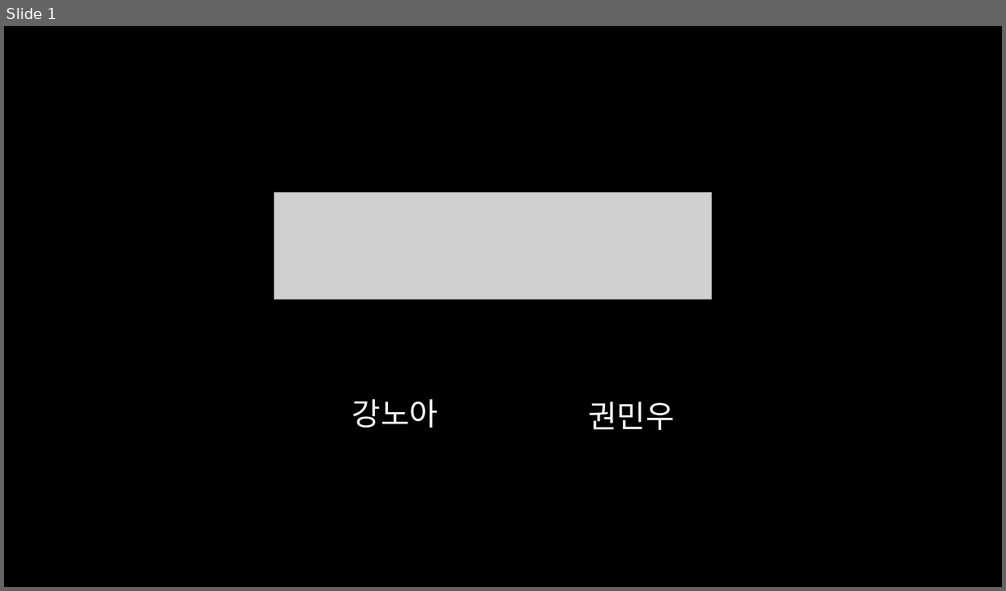
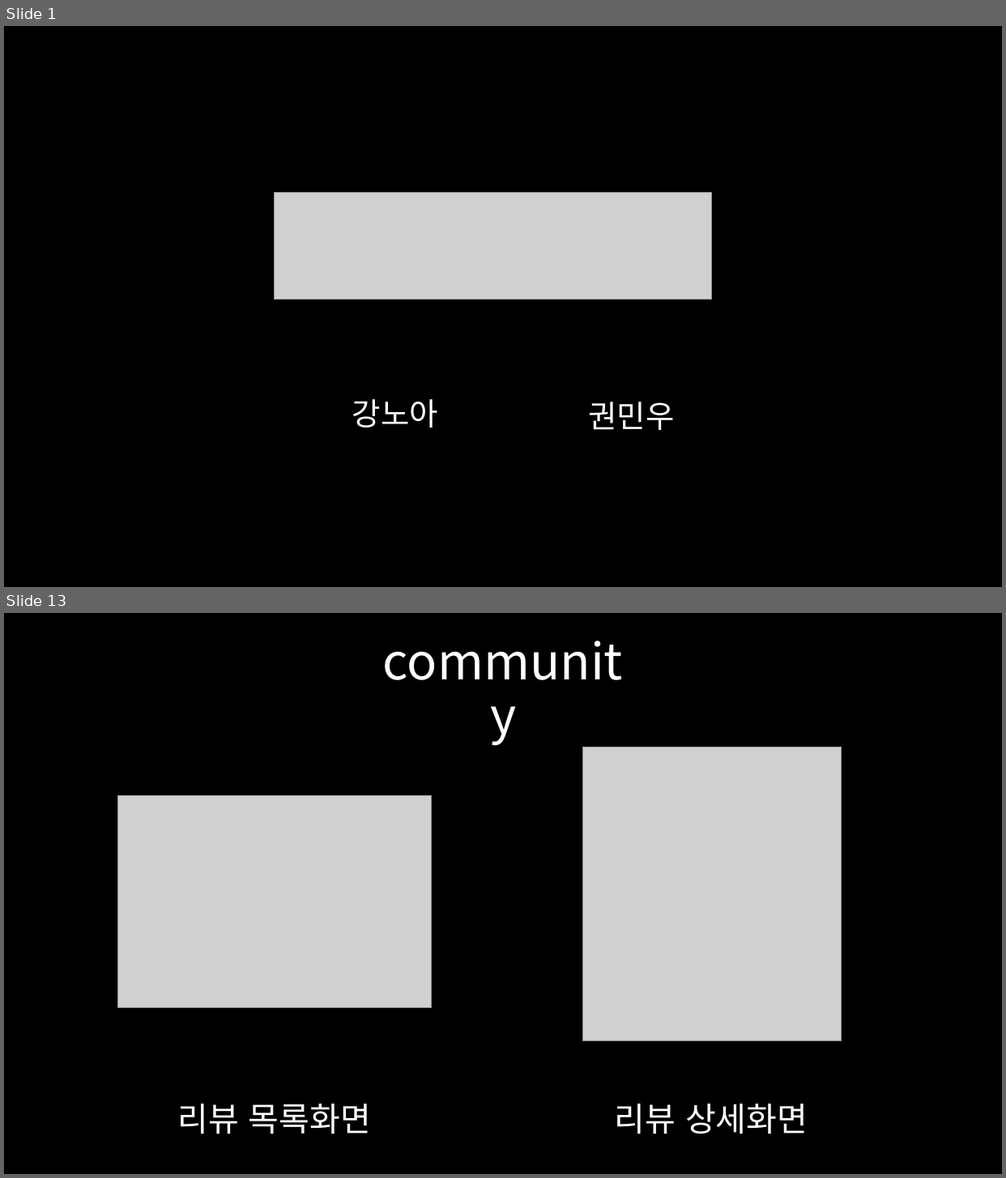
Before and after one commit to Kminwo-o/No_ahsack, a slide deck: final_pjt.pptx. Shown one above the other, each under a label of ours: slide 1 before the commit, slides 1 and 13 after it; the slides between them are not shown. The pictures are 1006x591 and 1006x1178 pixels, drawn with LibreOffice and Linux fonts; fonts in the diff are those of the drawing; grey boxes stand for pictures. Boxes give left, top, right and bottom in pixels: in the first picture for what was removed or moved away, otherwise in the second. Text is boxed around its words. In the diff, an @@ line names an element or a change of style, - is before the commit and + after.

```diff
--- a/final_pjt.pptx
+++ b/final_pjt.pptx
@@ slide 13 added at (4,613,1002,1174), background #000000 @@
@@ text added at (364,651,641,730), 48 pt, text #FFFFFF @@
+community
@@ picture added at (583,747,842,1041) @@
@@ picture added at (117,796,432,1008) @@
@@ text added at (178,1104,371,1135), 32 pt, text #FFFFFF @@
+리뷰 목록화면
@@ text added at (615,1104,808,1135), 32 pt, text #FFFFFF @@
+리뷰 상세화면
```
Also in this commit, not shown: 1 slide changed, 11 other slides added, 2 slides removed.
